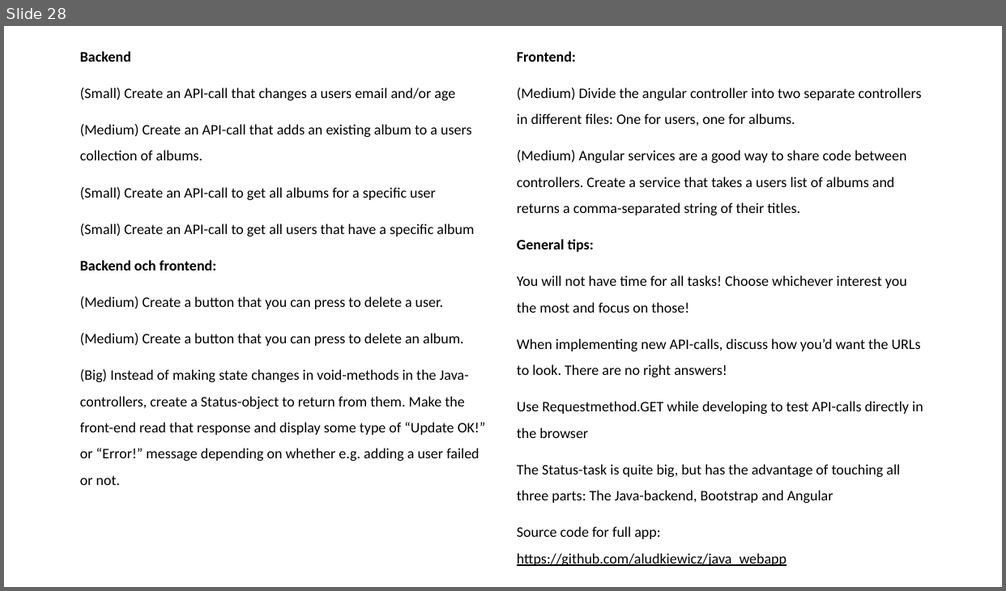
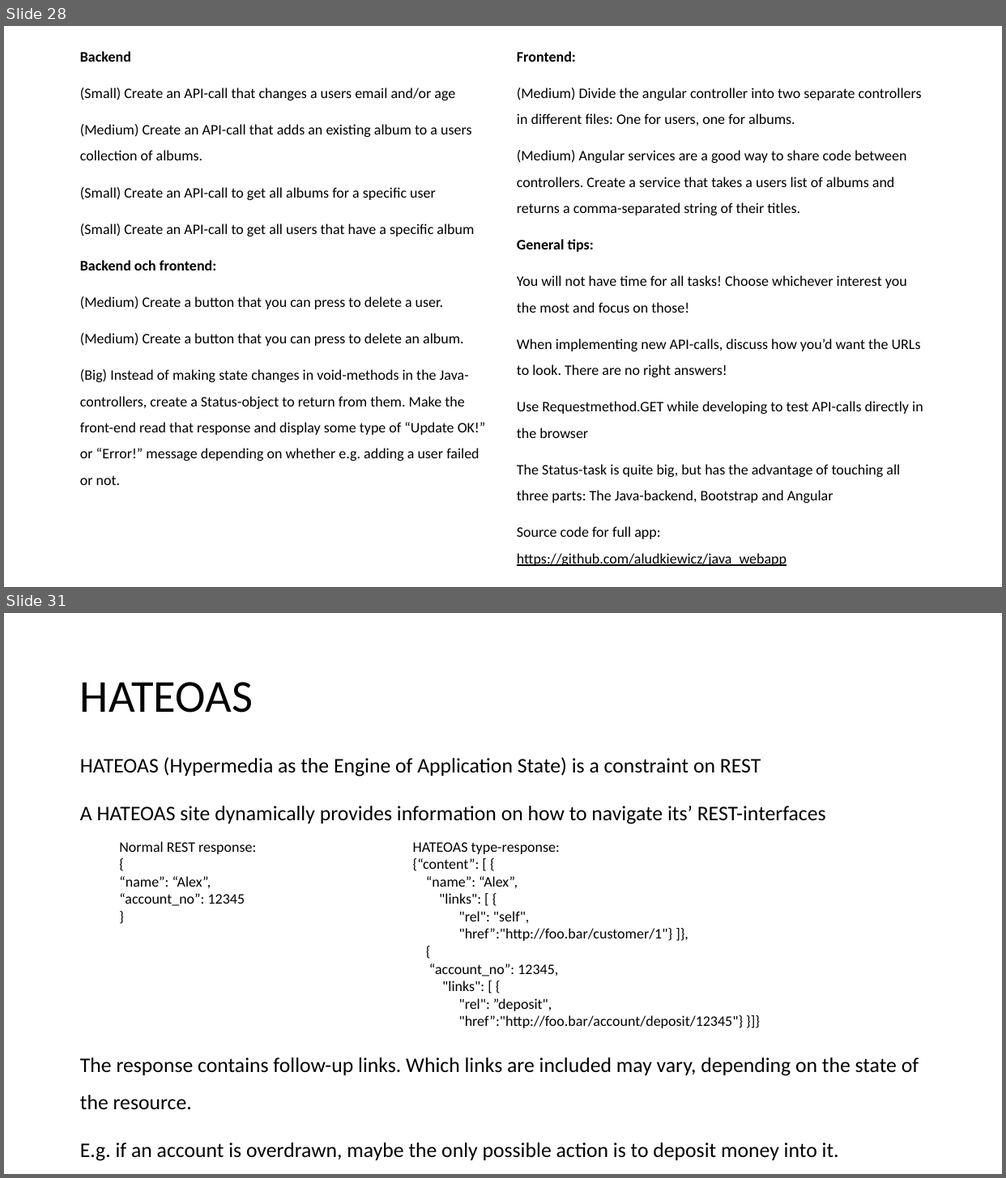
Before and after one commit to aludkiewicz/java_webapp, a slide deck: Webapp_java.pptx. Shown one above the other, each under a label of ours: slide 28 before the commit, slides 28 and 31 after it; the slides between them are not shown. The pictures are 1006x591 and 1006x1178 pixels, drawn with LibreOffice and Linux fonts; fonts in the diff are those of the drawing. Boxes give left, top, right and bottom in pixels: in the first picture for what was removed or moved away, otherwise in the second. Text is boxed around its words. In the diff, an @@ line names an element or a change of style, - is before the commit and + after.

```diff
--- a/Webapp_java.pptx
+++ b/Webapp_java.pptx
@@ slide 31 added at <box>4,613,1002,1174</box>, background #FFFFFF @@
@@ title added at <box>80,682,253,713</box>, 44 pt, text #000000 @@
+HATEOAS
@@ text added at <box>80,757,918,1161</box>, 20 pt, text #000000 @@
+HATEOAS (Hypermedia as the Engine of Application State) is a constraint on REST
+A HATEOAS site dynamically provides information on how to navigate its’ REST-interfaces
+The response contains follow-up links. Which links are included may vary, depending on the state of the resource.
+E.g. if an account is overdrawn, maybe the only possible action is to deposit money into it.
@@ text added at <box>119,841,256,906</box>, 14 pt, text #000000 @@
+Normal REST response:
+{
+“name”: “Alex”,
+“account_no”: 12345
+}
@@ text added at <box>413,842,744,1029</box>, 14 pt, text #000000 @@
+HATEOAS type-response:
+{“content”: [ {
+“name”: “Alex”,
+"links": [ {
+"rel": "self",
+"href”:"http://foo.bar/customer/1"} ]},
+{
+“account_no”: 12345,
+"links": [ {
+"rel": ”deposit",
+"href”:"http://foo.bar/account/deposit/12345"} }]}
```
Also in this commit, not shown: 1 slide changed, 1 other slide added.
